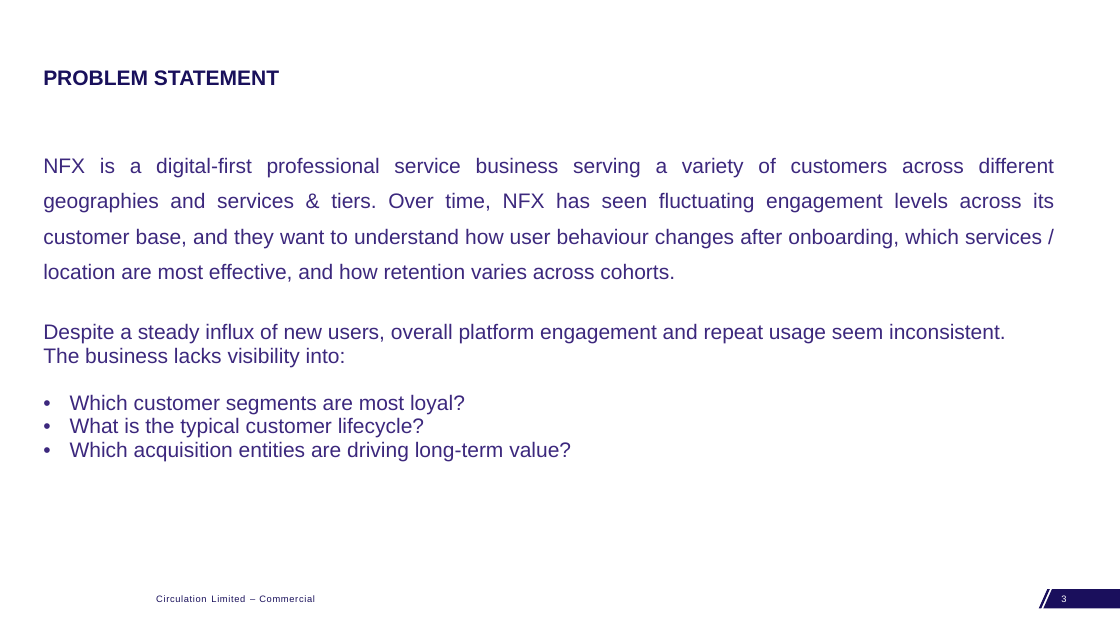
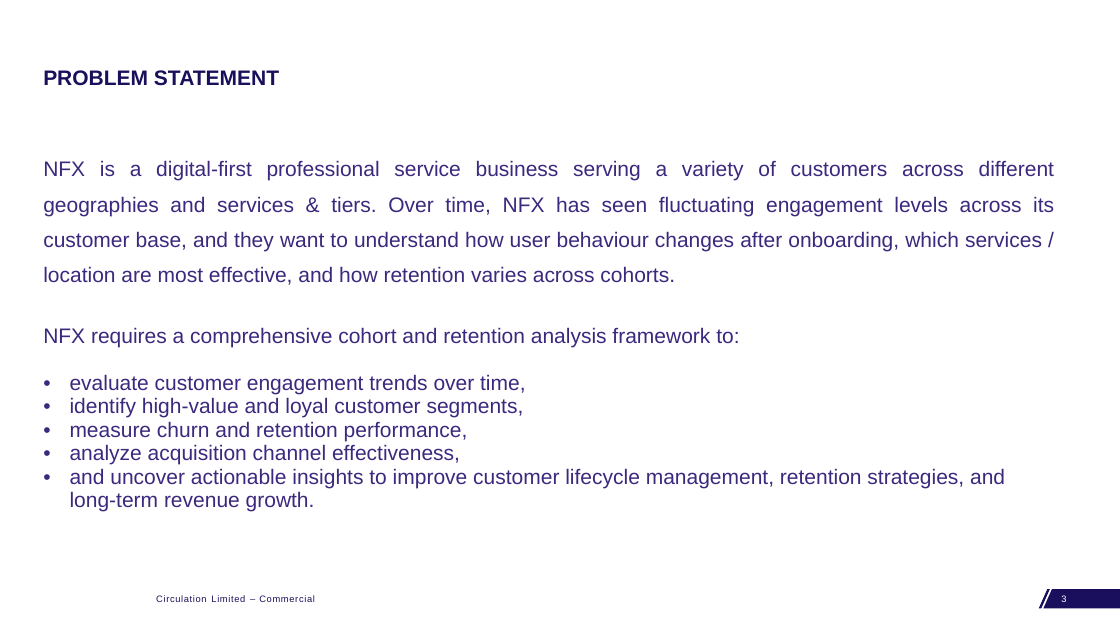
Before and after one commit to tiyajain2200/fabric-to-outfit-cgan, a slide deck: slide 3 of BI_PROJECT_PPT.pptx. Drawn at 1120x630 pixels with LibreOffice and Linux fonts; fonts in the diff are those of the drawing; background and template pictures are left out. Boxes give left, top, right and bottom in pixels: in the first picture for what was removed or moved away, otherwise in the second. Text is boxed around its words. In the diff, an @@ line names an element or a change of style, - is before the commit and + after.

```diff
--- a/BI_PROJECT_PPT.pptx
+++ b/BI_PROJECT_PPT.pptx
@@ table at box(43, 96, 1056, 630) @@
-row 1, column 1: NFX is a digital-first professional service business serving a variety of customers across different geographies and services & tiers. Over time, NFX has seen fluctuating engagement levels across its customer base, and they want to understand how user behaviour changes after onboarding, which services / location are most effective, and how retention varies across cohorts. / Despite a steady influx of new users, overall platform engagement and repeat usage seem inconsistent. / The business lacks visibility into: / Which customer segments are most loyal? / What is the typical customer lifecycle? / Which acquisition entities are driving long-term value?
+row 1, column 1: NFX is a digital-first professional service business serving a variety of customers across different geographies and services & tiers. Over time, NFX has seen fluctuating engagement levels across its customer base, and they want to understand how user behaviour changes after onboarding, which services / location are most effective, and how retention varies across cohorts. / NFX requires a comprehensive cohort and retention analysis framework to: / evaluate customer engagement trends over time, / identify high-value and loyal customer segments, / measure churn and retention performance, / analyze acquisition channel effectiveness, / and uncover actionable insights to improve customer lifecycle management, retention strategies, and long-term revenue growth.
```
Also in this commit, not shown: 5 other slides changed, 9 slides added, 15 slides removed.
